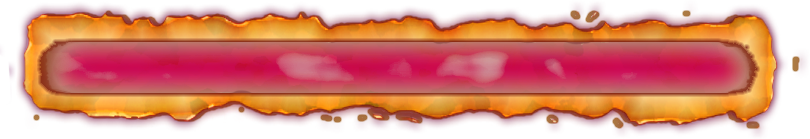
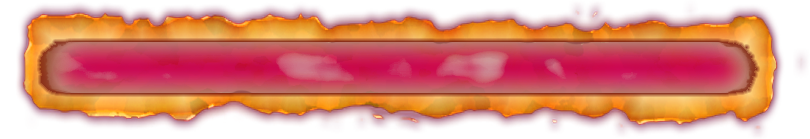
Comparing the layer stacks of the two 810px x 139px images. Changes:
removed layer "Layer 2 copy 3" over [0, 10, 800, 130]
